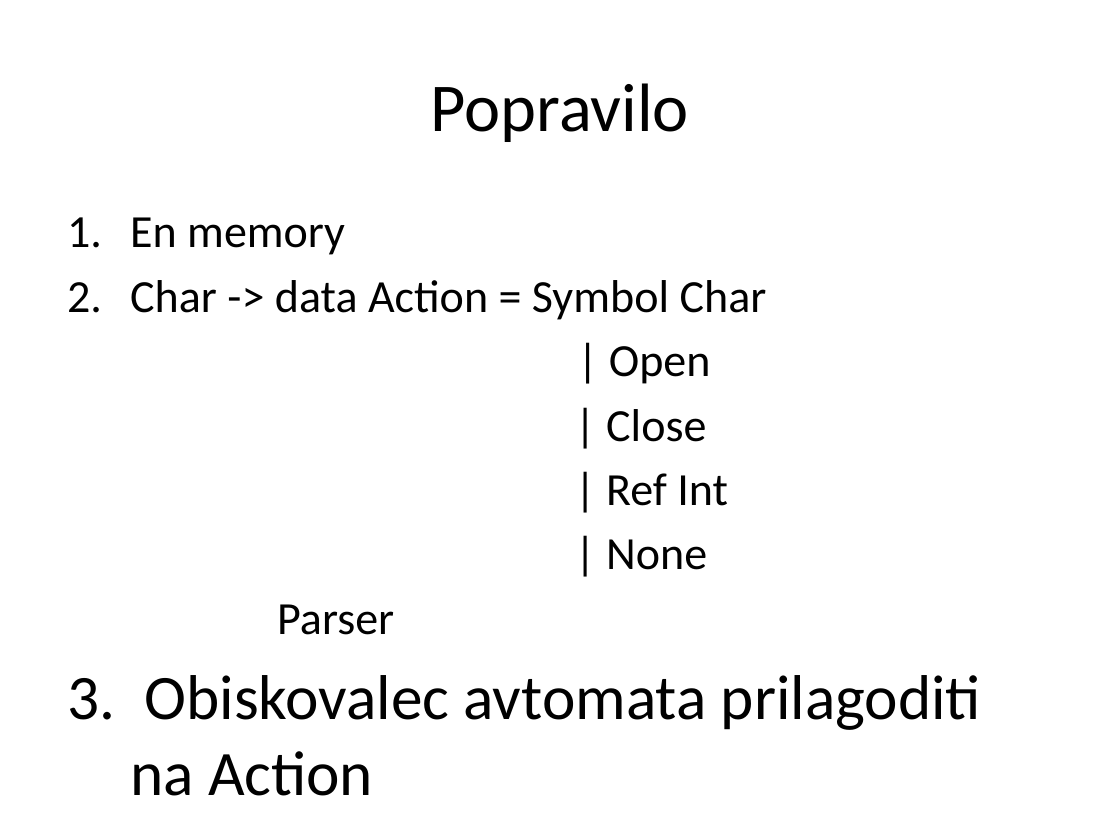
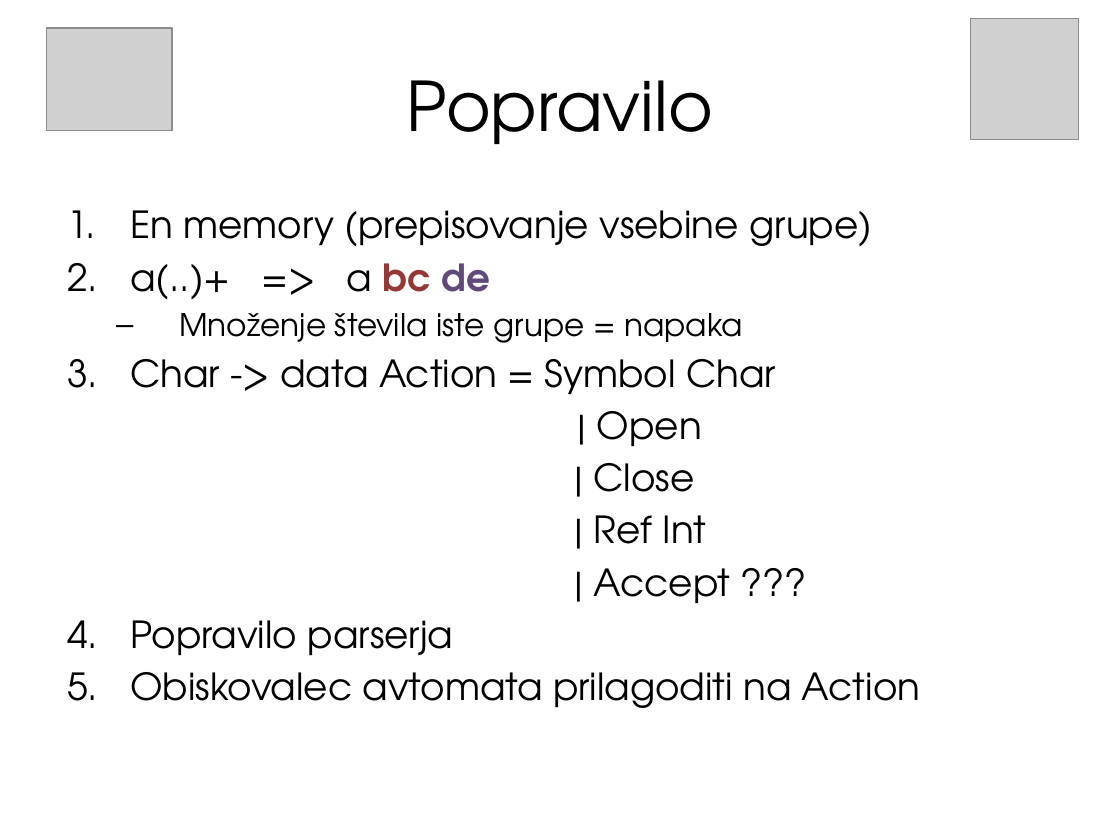
Before and after one commit to tadeboro/reglang, a slide deck: slide 25 of presentation/RegexRangers.pptx (slide 18 before the commit). Drawn at 1120x840 pixels with LibreOffice and Linux fonts; fonts in the diff are those of the drawing; grey boxes stand for pictures. Boxes give left, top, right and bottom in pixels: in the first picture for what was removed or moved away, otherwise in the second. Text is boxed around its words. In the diff, an @@ line names an element or a change of style, - is before the commit and + after.

Commit message:
Presentation with pictures

```diff
--- a/presentation/RegexRangers.pptx
+++ b/presentation/RegexRangers.pptx
@@ picture added at [47,28,172,131] @@
@@ picture added at [971,19,1079,140] @@
@@ title "Popravilo" at [407,80,713,144]: font Calibri to TeX Gyre Adventor @@
@@ text at [130,210,872,343]: text changed; size 29.6 to 24 pt; font Calibri to TeX Gyre Adventor @@
-1. En memory
+1. En memory (prepisovanje vsebine grupe)
+2. a(..)+ => a bc de
+  – Množenje števila iste grupe = napaka
@@ text at [130,359,920,708]: size 29.6 to 24 pt in "Char -> data Action = Symbol Char", "| Open", "| Close", "| Ref Int"; font Calibri to TeX Gyre Adventor in "Char -> data Action = Symbol Char", "| Open", "| Close", "| Ref Int" and 1 more places; size 40.7 to 24 pt in "Obiskovalec avtomata prilagoditi na Action"; less space between paragraphs @@
@@ text at [130,568,731,656]: text changed; size 29.6 to 24 pt; font Calibri to TeX Gyre Adventor @@
-        | None
-        Parser
+        | Accept ???
+4. Popravilo parserja
```
Also in this commit, not shown: 15 other slides changed, 12 slides added, 4 slides removed, 21 other files.
